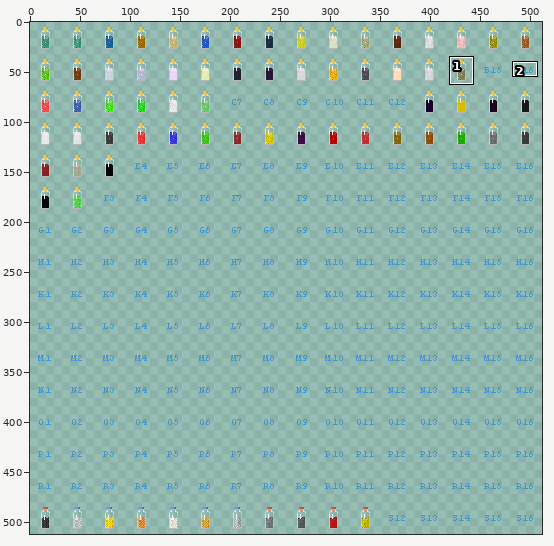
Two states of a sprite sheet, textures/metaitems/dustssmall.png. The picture above shows the old version from afar; the outline marks the close-up.
Close-up. Before the edit:
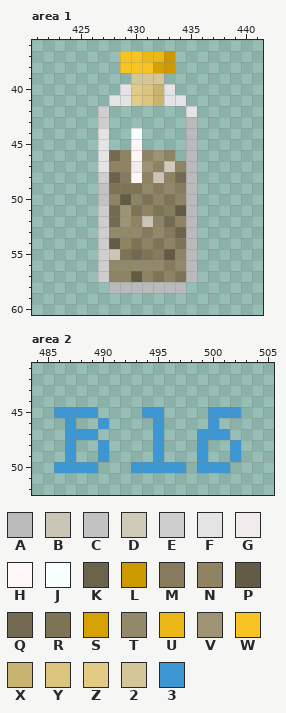
The file is 512x512 pixels. Pixels under 10% opacity are left out. Colours within 5 levels of each other are drawn and written as one. Shown: area 1: x 421..441, y 36..60; area 2: x 484..505, y 41..52. The commit also changed other parts of the picture, which this record leaves out.
Palette (. is transparent): A #bababa  B #cac5b4  C #c2c2c2  D #cfcbb8  E #cecece  F #e4e4e4  G #f1eceb  H #fdf8f7  J #f9ffff  K #6b634c  L #cc9901  M #867b5c  N #8e8363  P #625b46  Q #726a51  R #7d7355  S #d5a205  T #92886a  U #ecb817  V #9e9475  W #f8c423  X #c9b371  Y #dbc57e  Z #e2cc85  2 #d4c699  3 #3d97d2
Pixels before, area 1, first column x 427:
37 ..WWUUL..
38 ..WWWSL..
39 ...222...
40 ..FZYXF..
41 .FFZYXFF.
42 E.......F
43 E.......A
44 F..J....A
45 F..H....A
46 FQNHNVN.A
47 FNNGVNDNA
48 EKMHNBNQA
49 CRRRTMTMA
50 CNPNRNRNA
51 EQVRNRMPA
52 EQVNBNQNA
53 ETTTMTMKA
54 EPNRNRNRA
55 EBRQRMPNA
56 ETTTTTMTA
57 ENNPNRNRA
58 .AAAAAAA.
Pixels before, area 2, first column x 486:
45 3333....33....333
46 .3..3....3....3..
47 .333.....3...333.
48 .3..3....3...3..3
49 .3..3....3...3..3
50 3333...33333.333.
And afterwards:
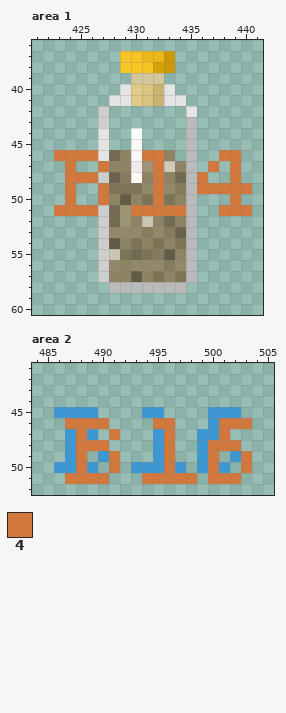
Colours new in this view: 4 #d2783d
Changes in this commit:
Area 1:
y 46: x 423..426 .... -> 4444; x 431..432 NV -> 44; x 438..439 .. -> 44
y 47: x 424 . -> 4; x 427 F -> 4; x 432 N -> 4; x 437 . -> 4; x 439 . -> 4
y 48: x 424..426 ... -> 444; x 432 B -> 4; x 436 . -> 4; x 439 . -> 4
y 49: x 424 . -> 4; x 427 C -> 4; x 432 M -> 4; x 436..440 ..... -> 44444
y 50: x 424 . -> 4; x 427 C -> 4; x 432 N -> 4; x 439 . -> 4
y 51: x 423..426 .... -> 4444; x 430..434 RNRMP -> 44444; x 438..440 ... -> 444
y 56: x 429 T -> N
Area 2:
y 46: x 487..490 3..3 -> 4444; x 495..496 3. -> 44; x 501..503 ... -> 444
y 47: x 488 3 -> 4; x 491 . -> 4; x 496 . -> 4; x 501 3 -> 4
y 48: x 488..490 ..3 -> 444; x 496 . -> 4; x 500..502 ..3 -> 444
y 49: x 488 . -> 4; x 491 . -> 4; x 496 . -> 4; x 500 . -> 4; x 503 . -> 4
y 50: x 488 3 -> 4; x 491 . -> 4; x 496 3 -> 4; x 500 3 -> 4; x 503 . -> 4
y 51: x 487..490 .... -> 4444; x 494..498 ..... -> 44444; x 500..502 ... -> 444
Changed places in both close-ups, as pixel boxes (x1, y1, x2, y2):
changed: (54, 150, 252, 271)
changed: (65, 418, 252, 484)
